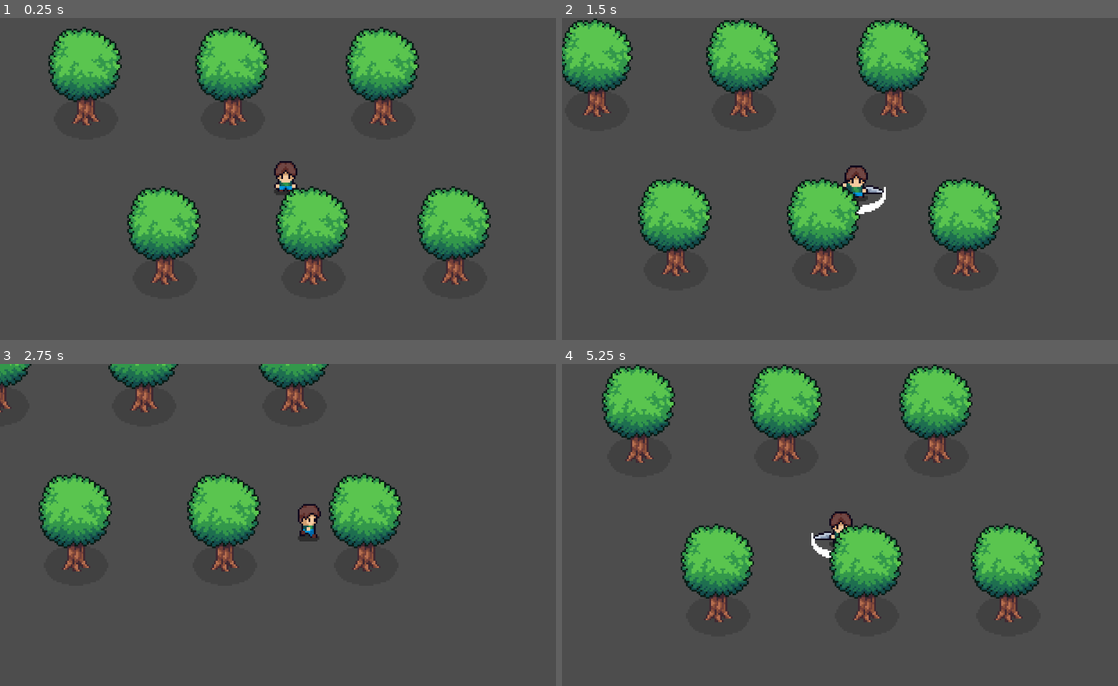
Above: before the commit, frames 1-4 (two rows, left to right).
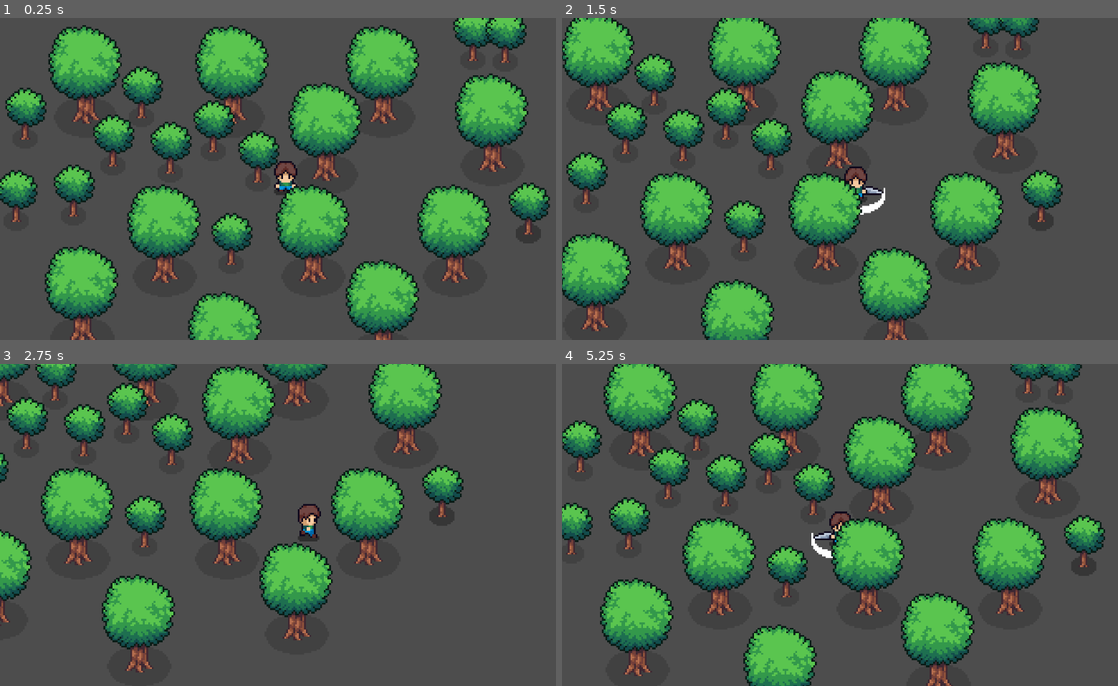
Above: after the commit, the same moments.

Repository: leomanlapera/action-rpg-2
Game: Godot game, scene res://world.tscn
The game is run twice, just before and just after one commit, with the same random seed, the same clock (stepped at 60 frames per second) and the same inputs.
Inputs:
- Up to frame 1 (0.25 s): no input
- Up to frame 2 (1.5 s): hold D (move_right) 0.53-1.28 s; tap J (attack) at 0.6, 1.35 s; hold S (move_down) from 1.28 s (still down)
- Up to frame 3 (2.75 s): release S (move_down) at 2.03 s; hold D (move_right) from 2.03 s (still down); tap J (attack) at 2.1 s
- Up to frame 4 (5.25 s): release D (move_right) at 2.78 s; hold W (move_up) 2.78-3.53 s; tap J (attack) every 0.75 s from 2.85 to 5.1 s; hold A (move_left) 3.53-5.03 s; hold S (move_down) from 5.03 s (still down)

The runs differ from the first frame. In frame 1, 26% of the frame differs, in the area x 0-99%, y 0-100%; in frame 2, 30%; in frame 3, 24%; in frame 4, 31%, in the area x 0-98%, y 0-100%.

Commit message:
ysorting

Diff:
--- a/decorations/oak_tree.tscn
+++ b/decorations/oak_tree.tscn
@@ -5,8 +5,9 @@
 [node name="OakTree" type="StaticBody2D"]
 
 [node name="Sprite2D" type="Sprite2D" parent="."]
-position = Vector2(0, -21)
+position = Vector2(0, -22)
 texture = ExtResource("1_chkr7")
 
 [node name="CollisionPolygon2D" type="CollisionPolygon2D" parent="."]
-polygon = PackedVector2Array(3, 3, -2, 3, -4, 2, -8, 2, -5, -3, -5, -6, 5, -6, 5, -3, 8, 1, 3, 1)
+position = Vector2(0, -1)
+polygon = PackedVector2Array(3, 3, -2, 3, -2, 1, -4, 1, -4, 2, -8, 2, -8, 1, -7, 1, -7, -1, -6, -1, -6, -3, -5, -3, -5, -7, 5, -7, 5, -3, 6, -3, 6, -1, 7, -1, 7, 0, 8, 0, 8, 1, 3, 1)
--- /dev/null
+++ b/decorations/oak_tree_small.tscn
@@ -0,0 +1,14 @@
+[gd_scene load_steps=2 format=3 uid="uid://b5c6w1lsh7tw5"]
+
+[ext_resource type="Texture2D" uid="uid://t01aniykd06b" path="res://decorations/Oak_Tree_Small.png" id="1_ne485"]
+
+[node name="OakTreeSmall" type="StaticBody2D"]
+
+[node name="Sprite2D" type="Sprite2D" parent="."]
+position = Vector2(0, -8)
+texture = ExtResource("1_ne485")
+hframes = 3
+frame = 1
+
+[node name="CollisionPolygon2D" type="CollisionPolygon2D" parent="."]
+polygon = PackedVector2Array(-3, 0, -3, -1, -2, -1, -2, -3, 2, -3, 2, -1, 3, -1, 3, 0)
--- a/player/player.tscn
+++ b/player/player.tscn
@@ -330,4 +330,4 @@
 position_smoothing_enabled = true
 
 [node name="CollisionPolygon2D" type="CollisionPolygon2D" parent="."]
-polygon = PackedVector2Array(0, 7, -4, 3, 0, 0, 4, 3)
+polygon = PackedVector2Array(0, 7, -4, 3, 0, -1, 4, 3)
--- a/world.tscn
+++ b/world.tscn
@@ -1,7 +1,8 @@
-[gd_scene load_steps=3 format=3 uid="uid://847appavew00"]
+[gd_scene load_steps=4 format=3 uid="uid://847appavew00"]
 
 [ext_resource type="PackedScene" uid="uid://d2tjhcb6gawb1" path="res://player/player.tscn" id="1_f3sb7"]
 [ext_resource type="PackedScene" uid="uid://bxbi556jskogd" path="res://decorations/oak_tree.tscn" id="2_fj7yv"]
+[ext_resource type="PackedScene" uid="uid://b5c6w1lsh7tw5" path="res://decorations/oak_tree_small.tscn" id="3_tlwt5"]
 
 [node name="World" type="Node2D"]
 y_sort_enabled = true
@@ -12,8 +13,17 @@
 [node name="OakTree" parent="." instance=ExtResource("2_fj7yv")]
 position = Vector2(119, 49)
 
+[node name="OakTree7" parent="." instance=ExtResource("2_fj7yv")]
+position = Vector2(171, 81)
+
 [node name="OakTree5" parent="." instance=ExtResource("2_fj7yv")]
 position = Vector2(37, 49)
+
+[node name="OakTree12" parent="." instance=ExtResource("2_fj7yv")]
+position = Vector2(-40, 147)
+
+[node name="OakTree8" parent="." instance=ExtResource("2_fj7yv")]
+position = Vector2(264, 76)
 
 [node name="OakTree2" parent="." instance=ExtResource("2_fj7yv")]
 position = Vector2(203, 49)
@@ -21,8 +31,62 @@
 [node name="OakTree3" parent="." instance=ExtResource("2_fj7yv")]
 position = Vector2(164, 138)
 
+[node name="OakTree9" parent="." instance=ExtResource("2_fj7yv")]
+position = Vector2(203, 180)
+
+[node name="OakTree10" parent="." instance=ExtResource("2_fj7yv")]
+position = Vector2(115, 198)
+
+[node name="OakTree11" parent="." instance=ExtResource("2_fj7yv")]
+position = Vector2(35, 172)
+
 [node name="OakTree6" parent="." instance=ExtResource("2_fj7yv")]
 position = Vector2(243, 138)
 
 [node name="OakTree4" parent="." instance=ExtResource("2_fj7yv")]
 position = Vector2(81, 138)
+
+[node name="OakTreeSmall" parent="." instance=ExtResource("3_tlwt5")]
+position = Vector2(108, 67)
+
+[node name="OakTreeSmall2" parent="." instance=ExtResource("3_tlwt5")]
+position = Vector2(84, 79)
+
+[node name="OakTreeSmall8" parent="." instance=ExtResource("3_tlwt5")]
+position = Vector2(68, 48)
+
+[node name="OakTreeSmall9" parent="." instance=ExtResource("3_tlwt5")]
+position = Vector2(52, 75)
+
+[node name="OakTreeSmall10" parent="." instance=ExtResource("3_tlwt5")]
+position = Vector2(-2, 106)
+
+[node name="OakTreeSmall11" parent="." instance=ExtResource("3_tlwt5")]
+position = Vector2(3, 60)
+
+[node name="OakTreeSmall5" parent="." instance=ExtResource("3_tlwt5")]
+position = Vector2(30, 103)
+
+[node name="OakTreeSmall6" parent="." instance=ExtResource("3_tlwt5")]
+position = Vector2(-31, 75)
+
+[node name="OakTreeSmall7" parent="." instance=ExtResource("3_tlwt5")]
+position = Vector2(-38, 46)
+
+[node name="OakTreeSmall3" parent="." instance=ExtResource("3_tlwt5")]
+position = Vector2(118, 130)
+
+[node name="OakTreeSmall4" parent="." instance=ExtResource("3_tlwt5")]
+position = Vector2(133, 84)
+
+[node name="OakTreeSmall12" parent="." instance=ExtResource("3_tlwt5")]
+position = Vector2(253, 16)
+
+[node name="OakTreeSmall15" parent="." instance=ExtResource("3_tlwt5")]
+position = Vector2(271, 17)
+
+[node name="OakTreeSmall13" parent="." instance=ExtResource("3_tlwt5")]
+position = Vector2(284, 113)
+
+[node name="OakTreeSmall14" parent="." instance=ExtResource("3_tlwt5")]
+position = Vector2(284, 113)
